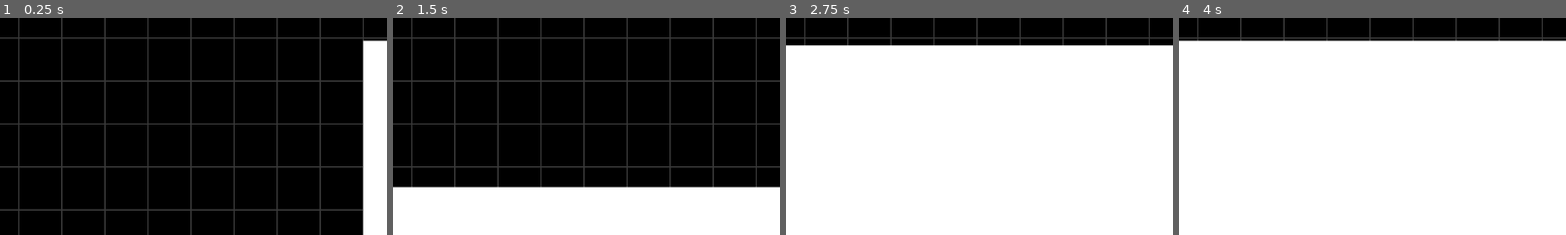
Above: before the commit, frames 1-4 (left to right).
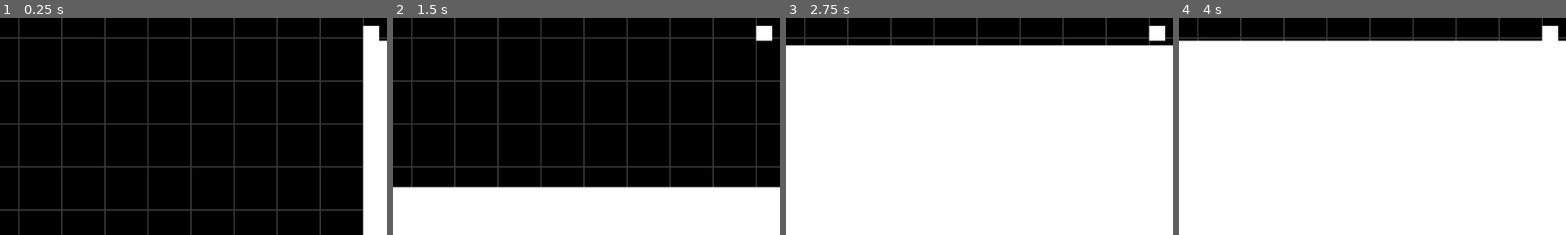
Above: after the commit, the same moments.

Repository: Lueegee1/Skr-t-Kast-Spil
Game: Godot game, scene res://main/root.tscn
Same seed, same stepped clock (60 frames per second), same inputs: the game is played once before the commit and once after it.
Inputs:
- Up to frame 1 (0.25 s): no input
- Up to frame 2 (1.5 s): tap Enter at 0.5 s
- Up to frame 3 (2.75 s): no input
- Up to frame 4 (4 s): no input
The pictures show only the part of the screen within x 3-53%, y 45-95%; the shares and areas given below are measured in that part.

The runs differ from the first frame. In frame 1, 0.3% of the frame differs, in the area x 93-98%, y 3-11%; in frame 2, 0.3%; in frame 3, 0.3%; in frame 4, 0.3%.

Commit message:
Added color rect to object

Diff:
--- a/main/main.tscn
+++ b/main/main.tscn
@@ -83,6 +83,10 @@
 
 [node name="Sprite2D" type="Sprite2D" parent="LaunchSite/RigidBody2D"]
 
+[node name="ColorRect" type="ColorRect" parent="LaunchSite/RigidBody2D"]
+offset_top = -21.638536
+offset_right = 24.0
+
 [node name="Marker2D" type="Marker2D" parent="LaunchSite"]
 
 [node name="Ground" type="Node2D" parent="."]
@@ -97,9 +101,9 @@
 z_as_relative = false
 material = SubResource("ShaderMaterial_kfbq2")
 offset_left = -1490.0
-offset_top = -1200.0
+offset_top = -1209.0
 offset_right = 3467.0
-offset_bottom = 791.0
+offset_bottom = 782.0
 
 [node name="Test solid" type="StaticBody2D" parent="."]
 script = ExtResource("4_c651c")
